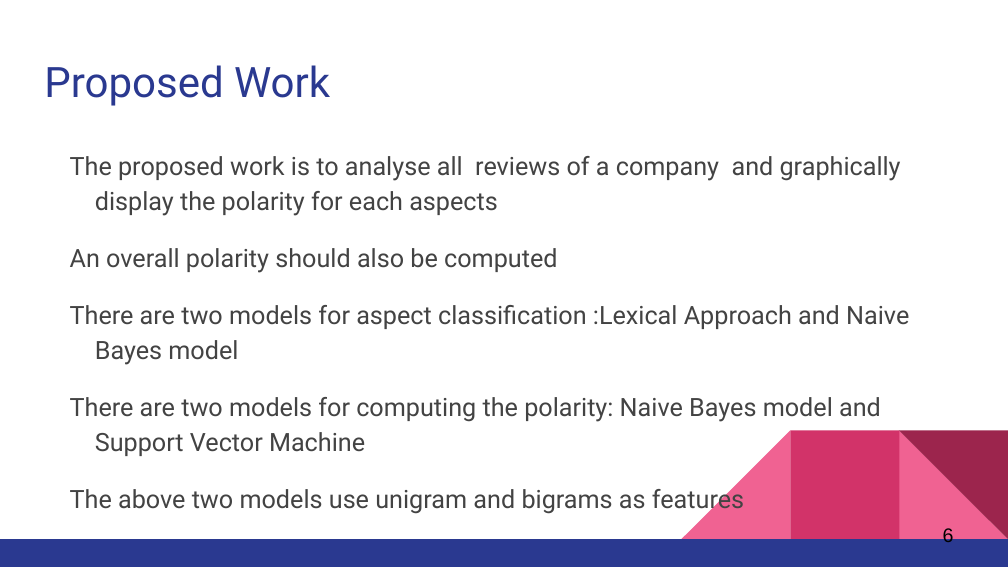
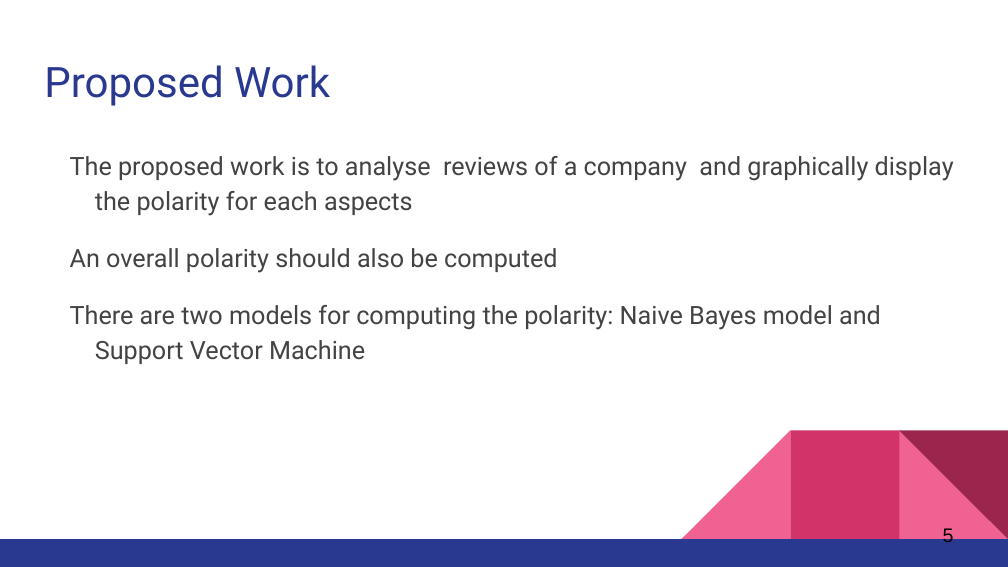
Before and after one commit to pranavshenoy/job_analysis, a slide deck: slide 5 of Presentation/final_presentation.pptx (slide 6 before the commit). Drawn at 1008x567 pixels with LibreOffice and Linux fonts; fonts in the diff are those of the drawing. Boxes give left, top, right and bottom in pixels: in the first picture for what was removed or moved away, otherwise in the second. Text is boxed around its words. In the diff, an @@ line names an element or a change of style, - is before the commit and + after.

```diff
--- a/Presentation/final_presentation.pptx
+++ b/Presentation/final_presentation.pptx
@@ text at [70,156,954,216]: text changed @@
-The proposed work is to analyse all reviews of a company and graphically display the polarity for each aspects
+The proposed work is to analyse reviews of a company and graphically display the polarity for each aspects
@@ text at [70,305,909,365]: paragraph removed @@
-There are two models for aspect classification :Lexical Approach and Naive Bayes model
@@ text at [70,485,744,514]: paragraph removed @@
-The above two models use unigram and bigrams as features
@@ page number at [943,526,954,546]: text changed @@
-6
+5
```
Also in this commit, not shown: 11 other slides changed, 7 slides added, 8 slides removed, 26 other files.
